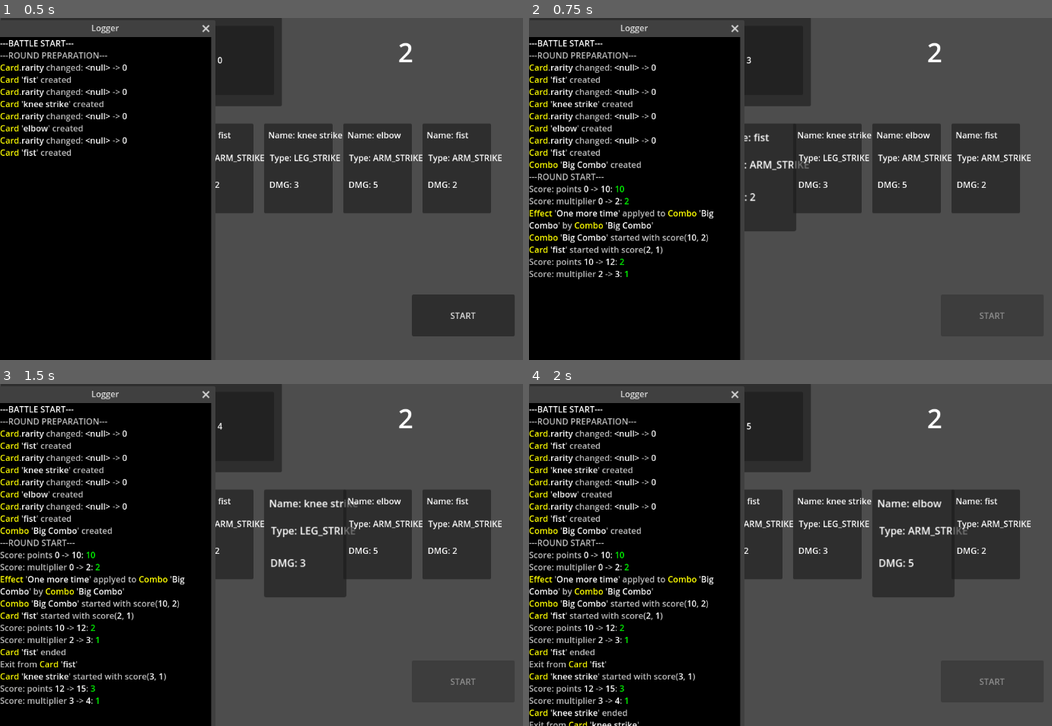
Above: before the commit, frames 1-4 (two rows, left to right).
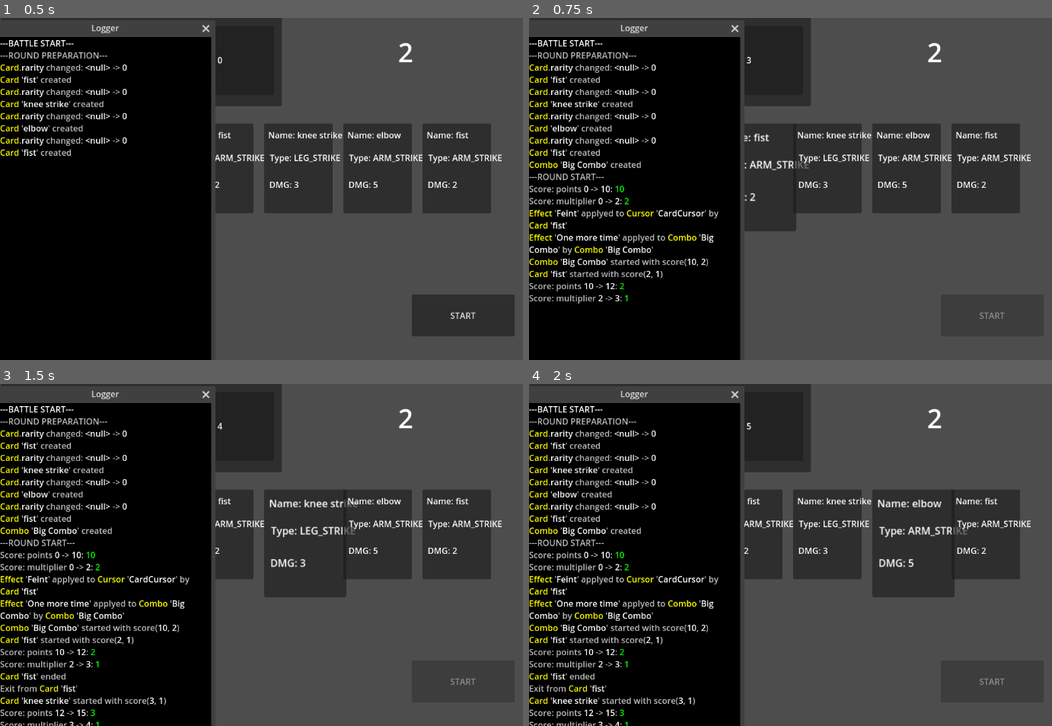
Above: after the commit, the same moments.

Repository: C0ldSt33l/Fighting-Card-Game
Game: Godot game, scene res://battle/battle_scene.tscn
Same seed, same stepped clock (60 frames per second), same inputs: the game is played once before the commit and once after it.
Inputs:
- Up to frame 1 (0.5 s): no input
- Up to frame 2 (0.75 s): click "START" at 0.5 s
- Up to frame 3 (1.5 s): tap Enter (ui_accept) at 1.25 s
- Up to frame 4 (2 s): tap Enter (ui_accept) at 1.52 s

Frame 1 is identical in both runs. In frame 2, 2.5% of the frame differs, in the area x 0-37%, y 56-84%; in frame 3, 3.7%; in frame 4, 3.9%, in the area x 0-37%, y 56-100%.

Commit message:
implement `Feint` effect, add new target types for `Effect` and add `Cursor` type in `Logger`

Diff:
--- a/battle/battle_scene.gd
+++ b/battle/battle_scene.gd
@@ -9,7 +9,7 @@
 
 var cards_on_table: Array[Card] = []
 var cards_in_hand: Array[Card] = []
-var card_cursor := Cursor.new()
+var card_cursor := Cursor.new(Cursor.TYPE.CARDS)
 var cur_card: Card :
 	get(): return self.cards_on_table[self.card_cursor.index] if self.cards_on_table.size() != 0 else null
 var first_card: Card :
@@ -17,7 +17,7 @@
 
 var available_combos: Array = Combos.COMBOS.keys()
 var combos_on_table: Array[Combo] = []
-var combo_cursor := Cursor.new()
+var combo_cursor := Cursor.new(Cursor.TYPE.COMBOS)
 var cur_combo: Combo :
 	get(): return null if self.combos_on_table.size() == 0 else self.combos_on_table[0]
 
@@ -104,6 +104,11 @@
 		self.spawn_card(i, configs[i], spawn_pos)
 		spawn_pos.x += 150
 
+	var card := self.cards_on_table[-1]
+	var effect := Effects.get_effect('Feint')
+	effect.caster = card
+	card.bind_effect(effect)
+
 	# var e := Effects.EFFECTS['Extra points'] as Effect
 	# var c := self.cards_on_table[-1]
 	# # TODO: where this effect should store (in card or in battle scene)
@@ -264,6 +269,11 @@
 			TYPE.CARD_IN_COMBO:
 				for c: Card in e.caster.cards:
 					self.effects.append(e.set_target(c))
+
+			TYPE.CARD_CURSOR:
+					self.effects.append(e.set_target(self.card_cursor))
+			TYPE.COMBO_CURSOR:
+					self.effects.append(e.set_target(self.combo_cursor))
 			_:
 				Utils.throw_error('NO SUCH TYPE IN EFFECT OR NOT IMPLEMENT HANDLER')
 	return arr
@@ -321,6 +331,10 @@
 		Utils.Filter.BY_ACTIVATION_TIME_AND_TARGET,
 		[Effect.ACTIVATION_TIME.CARD_END, c]
 	)
+	self.activate_filtered_effects(
+		Utils.Filter.BY_ACTIVATION_TIME_AND_CASTER,
+		[Effect.ACTIVATION_TIME.CARD_END, c]
+	)
 
 
 func on_card_exit(c: Card) -> void:
--- a/battle/cursor.gd
+++ b/battle/cursor.gd
@@ -1,7 +1,18 @@
 class_name  Cursor
+
+enum TYPE {
+	CARDS,
+	COMBOS
+}
+
+var type: TYPE
 
 var index: int = 0
 var size: int = -1
+
+
+func _init(type: TYPE):
+	self.type = type
 
 
 func set_index(i: int) -> void:
--- a/effect/effect.gd
+++ b/effect/effect.gd
@@ -39,8 +39,8 @@
 	NEXT_COMBO,
 	PREV_COMBO,
 
-	#CARD_CURSOR,
-	#COMBO_CURSOR,
+	CARD_CURSOR,
+	COMBO_CURSOR,
 
 	STANCE, # totem
 	DECK, # or/and HAND?
--- a/global/effects.gd
+++ b/global/effects.gd
@@ -54,6 +54,15 @@
 		Effect.TARGET_TYPE.SELF_COMBO,
 		2,
 	),
+	'Feint': Effect.new(
+		'Feint',
+		'Activate prev card',
+		Effect.ACTIVATION_TIME.CARD_END,
+		card_play_prev_card,
+		Effect.TYPE.BUFF,
+		Effect.TARGET_TYPE.CARD_CURSOR,
+		2,
+	)
 }
 
 # NOTE: effect func name convetion
@@ -68,6 +77,14 @@
 	c.multiplier += mult
 
 
+static func card_play_prev_card(c: Cursor) -> void:
+	c.move_back(2)
+
+
 static func combo_play_again(c: Combo) -> void:
 	Game.battle.combo_cursor.move_back()
 	Game.battle.card_cursor.set_index(c.start_card.index)
+
+
+func get_effect(name: StringName) -> Effect:
+	return self.EFFECTS[name]
--- a/logger/logger.gd
+++ b/logger/logger.gd
@@ -213,6 +213,9 @@
 	match obj_type:
 		'Card':
 			obj_name = (obj as Card).card_name
+		# NOTE: this case for cursors
+		'Cursor':
+			obj_name = 'CardCursor' if obj.type == Cursor.TYPE.CARDS else 'ComboCursor'
 		_:
 			obj_name = obj.name
 
